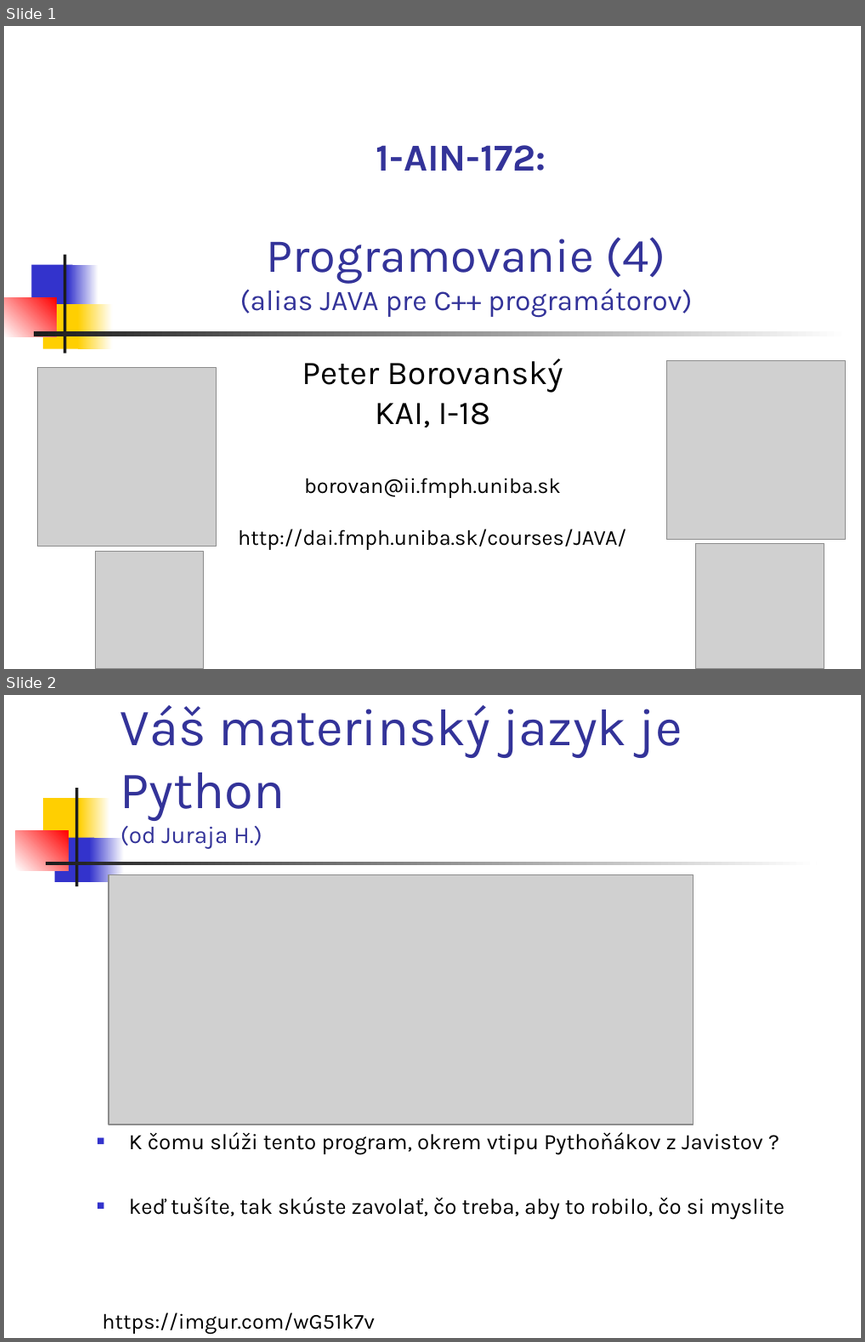
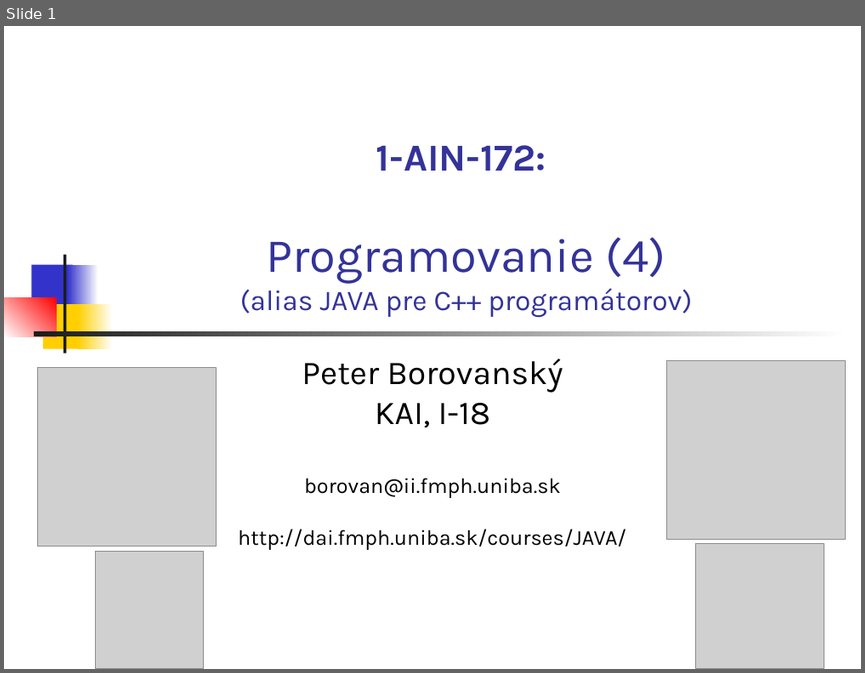
Before and after one commit to Programovanie4/Prednasky, a slide deck: 01/01_java.ppt. Shown one above the other, each under a label of ours: slides 1 and 2 before the commit, slide 1 after it. The pictures are 865x1342 and 865x673 pixels, drawn with LibreOffice and Linux fonts; fonts in the diff are those of the drawing; grey boxes stand for pictures. Boxes give left, top, right and bottom in pixels: in the first picture for what was removed or moved away, otherwise in the second. Text is boxed around its words. In the diff, an @@ line names an element or a change of style, - is before the commit and + after.

```diff
--- a/01/01_java.ppt
+++ b/01/01_java.ppt
@@ slide 2 removed at (4, 695, 861, 1338), background #FFFFFF @@
@@ title removed at (120, 705, 682, 849) @@
-Váš materinský jazyk je Python
-(od Juraja H.)
@@ rectangle removed at (75, 788, 78, 886) @@
@@ rectangle removed at (43, 798, 85, 842) @@
@@ rectangle removed at (80, 798, 110, 842) @@
@@ rectangle removed at (16, 830, 69, 870) @@
@@ rectangle removed at (54, 837, 94, 882) @@
@@ rectangle removed at (90, 837, 124, 882) @@
@@ rectangle removed at (45, 862, 817, 865) @@
@@ picture removed at (109, 875, 692, 1124) @@
@@ text removed at (129, 1132, 784, 1219) @@
-■ K čomu slúži tento program, okrem vtipu Pythoňákov z Javistov ?
-■ keď tušíte, tak skúste zavolať, čo treba, aby to robilo, čo si myslite
@@ text removed at (102, 1312, 375, 1334) @@
-https://imgur.com/wG51k7v
```
Also in this commit, not shown: 7 slides changed, 4 other slides removed, 6 other files.
